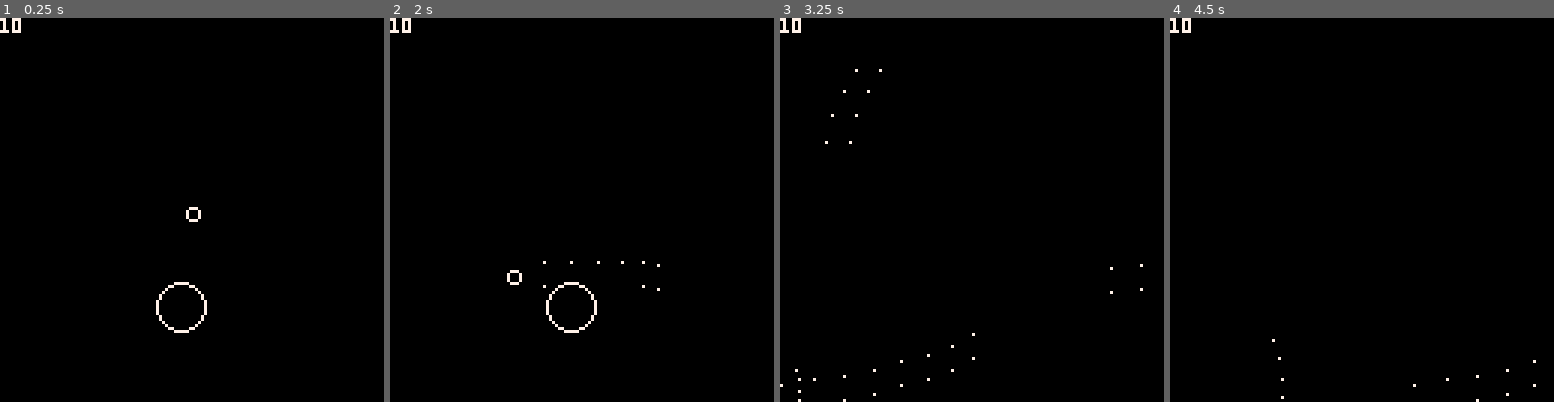
Above: before the commit, frames 1-4 (left to right).
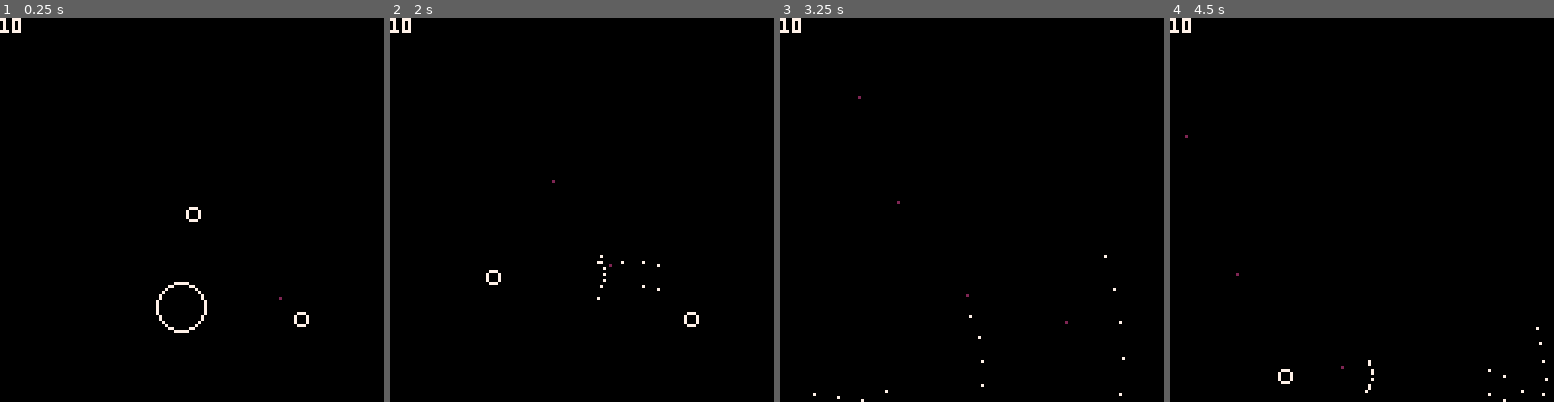
Above: after the commit, the same moments.

Repository: GraulierBrice/LudumDare48
Game: PICO-8 cartridge ludum-dare-48.p8
Same seed, same stepped clock (60 frames per second), same inputs: the game is played once before the commit and once after it.
Inputs:
- Up to frame 1 (0.25 s): no input
- Up to frame 2 (2 s): tap X (X key) at 0.33, 1.07, 1.85 s; hold Right from 1.6 s (still down)
- Up to frame 3 (3.25 s): release Right at 2.1 s; hold Up 2.15-2.42 s; hold Right 2.47-3.03 s; tap X (X key) at 2.97 s; hold Left from 3.08 s (still down)
- Up to frame 4 (4.5 s): release Left at 3.58 s; hold Down 3.63-3.97 s; hold Right from 4.02 s (still down); tap X (X key) at 4.08 s

The runs differ from the first frame. In frame 1, less than 0.1% of the frame differs, in the area x 72-81%, y 72-81%; in frame 2, 0.6%, in the area x 25-81%, y 42-83%; in frame 3, 0.3%; in frame 4, 0.3%.

Commit message:
Basic bat and wall

Diff:
--- a/ludum-dare-48.p8
+++ b/ludum-dare-48.p8
@@ -1,27 +1,35 @@
 pico-8 cartridge // http://www.pico-8.com
-version 29
+version 32
 __lua__
 
 function _init()
 	physics_start(1/30)
     rigidbody(60, 96, 8, 0, 0.5, 0.5, nil, 10)
 	init_bullets(256)
+	add(enemies, spawn_bat())
 	spawn_player()
 end
 
 function _update()
     cls()
 	update_player()
+	update_enemies()
 	update_bullets()
 	physics_update()
 end
 
 function _draw()
+	map(0,0)
 	for i=1,#colliders do
 		col_draw(colliders[i])
 	end
 	draw_bullets()
 	print(player.hp,0,0,7)
+	light()
+end
+
+function light()
+
 end
 
 -->8
@@ -65,7 +73,7 @@
 			player.vel = vec_add(player.vel, dir)
 		end
 	end
-	if time()>player.switch and btn(5) then
+	if btnp(5) then
 		player.firerate=1-player.firerate
 		player.knockback=1-player.knockback
 		player.weapon = (player.weapon==player.weapons.machine_gun) and player.weapons.shot_gun or player.weapons.machine_gun
@@ -80,7 +88,7 @@
 		if rb.hp <= 0 then
 			del(rigidbodies, rb)
 			del(colliders, rb)
-			if rb == player then _init() end
+			if rb == player then _init() else del(enemies, rb) end
 		end
 	end
 end
@@ -163,6 +171,32 @@
 end
 
 -->8
+-- enemies
+
+enemies = {}
+
+function spawn_bat()
+	local bat= rigidbody(100, 100, 2, 0.5, 4, 0.4, nil, 20)
+	bat.flag = 1
+	bat.reshoot = time()
+	bat.update = function()
+		if(time() > bat.reshoot) then
+			bullet_straight(bat.pos, vec_mul(vec_norm(vec_sub(player.pos, bat.pos)), vector(32,32)), 2, 1, 1)
+			bat.reshoot = time()+1
+		end
+	end
+	return bat
+end
+
+function update_enemies()
+	for i=1,#enemies do
+		enemies[i].update()
+		rb_update(enemies[i])
+	end
+end
+
+
+-->8
 -- physics
 
 function physics_start(dt, friction, bounce)
@@ -247,10 +281,15 @@
 			end
 		end
 	end
-
 	rb.acc = vector(0,0)
 	rb.vel = data.new_vel
 	rb.pos = data.new_pos
+
+	if rb.pos.x > 128 - rb.radius then
+		rb.vel.x = abs(rb.vel.x) * -rb.bounce * (rb.pos.x - 128 + rb.radius)
+	elseif rb.pos.x < 0 + rb.radius then
+		rb.vel.x = abs(rb.vel.x) * rb.bounce * -(rb.pos.x-rb.radius)
+	end
 end
 
 function col_overlap_point(c, p)
@@ -325,11 +364,3 @@
 function inv_tr_point(t, p)
 	return vec_add(p, t.pos)
 end
-
-__gfx__
-00000000000000000000000000000000000000000000000000000000000000000000000000000000000000000000000000000000000000000000000000000000
-00000000000000000000000000000000000000000000000000000000000000000000000000000000000000000000000000000000000000000000000000000000
-00700700000000000000000000000000000000000000000000000000000000000000000000000000000000000000000000000000000000000000000000000000
-00077000000000000000000000000000000000000000000000000000000000000000000000000000000000000000000000000000000000000000000000000000
-00077000000000000000000000000000000000000000000000000000000000000000000000000000000000000000000000000000000000000000000000000000
-00700700000000000000000000000000000000000000000000000000000000000000000000000000000000000000000000000000000000000000000000000000
